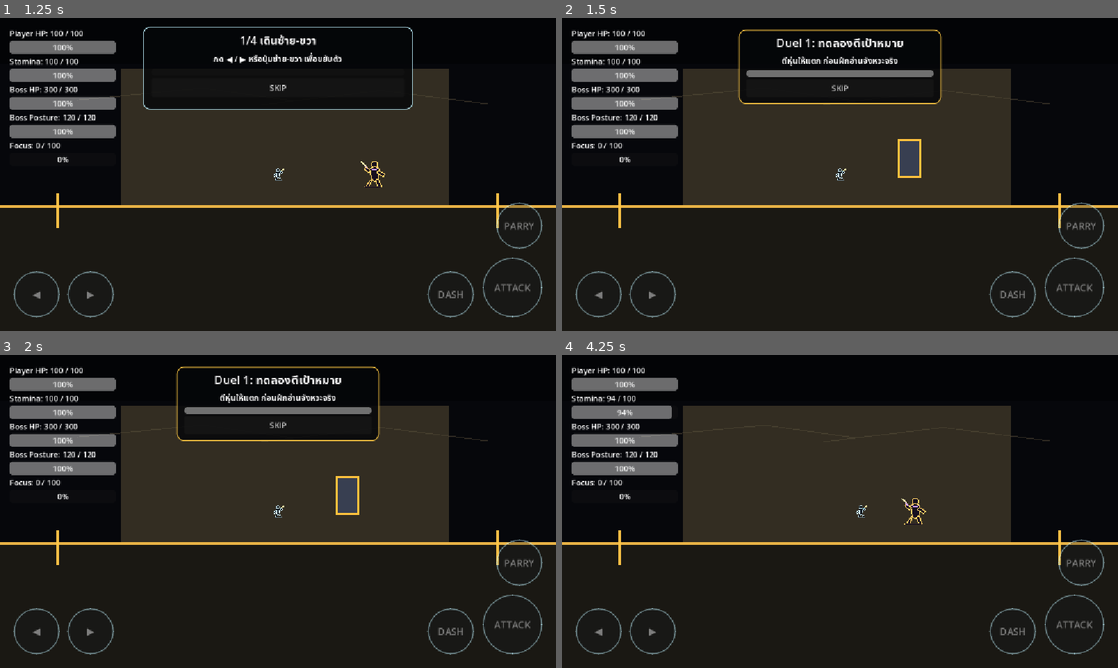
Above: before the commit, frames 1-4 (two rows, left to right).
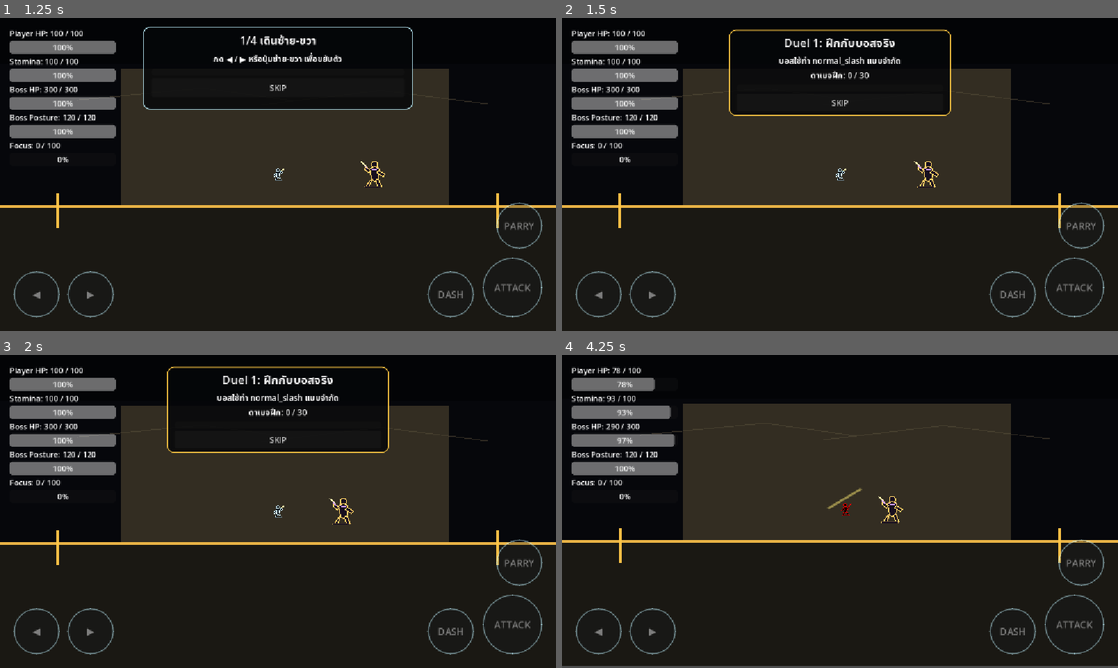
Above: after the commit, the same moments.

Repository: shanwinder/lastblade
Game: Godot game, scene res://scenes/main/BossBrokenMaster.tscn
Same seed, same stepped clock (60 frames per second), same inputs: the game is played once before the commit and once after it.
Inputs:
- Up to frame 1 (1.25 s): click "START" at 0.5 s
- Up to frame 2 (1.5 s): click "SKIP" at 1.25 s
- Up to frame 3 (2 s): no input
- Up to frame 4 (4.25 s): click "SKIP" at 2 s; click "SKIP" at 2.75 s; tap Enter at 3.5 s; hold Right (ui_right) from 3.53 s (still down); tap A (attack) at 3.6 s

Frame 1 is identical in both runs. In frame 2, 4.5% of the frame differs, in the area x 30-70%, y 3-55%; in frame 3, 4.4%; in frame 4, 3.4%.

Commit message:
refactor: use real boss for duel 1 training

Diff:
--- a/last-blade-trial/duel_1_dummy_manager.gd
+++ b/last-blade-trial/duel_1_dummy_manager.gd
@@ -2,12 +2,10 @@
 
 # =========================
 # Duel1DummyManager.gd
-# จัดลำดับ Phase 9 หลัง Training Coach
-# ให้ผู้เล่นตีหุ่น Duel 1 ให้ตายก่อน แล้วค่อยเปิด Duel Practice / Boss ต่อ
-# เวอร์ชันนี้เพิ่มปุ่ม Skip สำหรับผู้เล่นที่อยากไปต่อทันที
+# ชื่อไฟล์เดิมยังคงไว้เพื่อไม่ต้องรื้อ scene หลัก
+# แต่พฤติกรรมใหม่คือใช้ BossBrokenMaster ตัวจริงเป็นหุ่นฝึก
+# ระหว่างฝึกจะจำกัด pattern ของบอสไว้ก่อน แล้วค่อยปล่อยบอสเต็มรูปแบบหลังฝึกเสร็จ
 # =========================
-
-const Duel1DummyTargetScript = preload("res://duel_1_dummy_target.gd")
 
 @export var player_path: NodePath = NodePath("../Player")
 @export var boss_path: NodePath = NodePath("../BossBrokenMaster")
@@ -15,29 +13,29 @@
 @export var training_coach_manager_path: NodePath = NodePath("../TrainingCoachManager")
 @export var duel_intro_manager_path: NodePath = NodePath("../Duel1IntroManager")
 
-# เปิด/ปิดระบบหุ่น Duel 1
-@export var duel_1_dummy_enabled: bool = true
+# เปิด/ปิดระบบฝึกกับบอสจริงก่อนเข้า Duel Practice
+@export var boss_training_enabled: bool = true
 
 # แสดงแค่ครั้งแรกของ session เพื่อไม่รบกวนการเล่นซ้ำ
 @export var show_only_once_per_session: bool = true
 
-# เปิด/ปิดปุ่ม Skip สำหรับข้ามหุ่น Duel 1
+# เปิด/ปิดปุ่ม Skip สำหรับข้ามช่วงฝึกกับบอสจริง
 @export var skip_button_enabled: bool = true
 
 # ข้อความบนปุ่ม Skip
 @export var skip_button_text: String = "SKIP"
 
-# ตำแหน่ง spawn หุ่น Duel 1
-@export var dummy_spawn_position: Vector2 = Vector2(720.0, 324.0)
-
-# HP หุ่น Duel 1 เวอร์ชันแรก ตั้งให้ตีไม่กี่ครั้งตาย
-@export var dummy_max_hp: int = 30
-
-# ถ้า true จะซ่อนบอสระหว่างตีหุ่น เพื่อไม่ให้ผู้เล่นสับสนว่าเป้าหมายคือใคร
-@export var hide_boss_during_dummy: bool = true
-
-# เวลาค้างข้อความหลังตีหุ่นตาย ก่อนเปิด Duel Practice ต่อ
-@export var dummy_clear_message_time: float = 1.20
+# ระหว่างฝึกจะบังคับให้บอสใช้ pattern ง่ายก่อน
+@export_enum("normal_slash", "quick_slash", "delayed_slash", "heavy_slash") var training_forced_boss_pattern: String = "normal_slash"
+
+# ผู้เล่นต้องทำดาเมจใส่บอสจริงเท่านี้ จึงถือว่าผ่านช่วงฝึก
+@export var required_training_damage: int = 30
+
+# ถ้า true หลังฝึกเสร็จจะรีเซ็ต HP/Posture ของบอสก่อนเข้าของจริง
+@export var reset_boss_after_training: bool = true
+
+# เวลาค้างข้อความหลังผ่านหรือ skip ก่อนเปิด Duel Practice ต่อ
+@export var training_clear_message_time: float = 1.20
 
 # ขนาดตัวอักษรหัวข้อ
 @export var title_font_size: int = 24
@@ -55,15 +53,22 @@
 var panel: PanelContainer = null
 var title_label: Label = null
 var body_label: Label = null
-var hp_bar: ProgressBar = null
+var progress_bar: ProgressBar = null
 var skip_button: Button = null
 
-var dummy_target: Node = null
-var has_started_dummy: bool = false
-var is_dummy_active: bool = false
-var is_dummy_completed: bool = false
-
-static var has_completed_dummy_this_session: bool = false
+var has_started_training_boss: bool = false
+var is_training_boss_active: bool = false
+var is_training_boss_completed: bool = false
+
+# HP บอสตอนเริ่มฝึก ใช้คำนวณว่าผู้เล่นทำดาเมจไปเท่าไร
+var training_start_boss_hp: int = 0
+
+# เก็บค่า debug pattern เดิมของบอสไว้ เพื่อคืนค่าหลังฝึกเสร็จ
+var has_saved_original_boss_debug: bool = false
+var original_debug_force_attack_pattern_enabled: bool = false
+var original_debug_forced_attack_pattern: String = "random"
+
+static var has_completed_training_boss_this_session: bool = false
 
 
 func _ready() -> void:
@@ -74,11 +79,11 @@
 
 
 func _physics_process(_delta: float) -> void:
-	if not duel_1_dummy_enabled:
+	if not boss_training_enabled:
 		enable_duel_intro_if_available()
 		return
 
-	if show_only_once_per_session and has_completed_dummy_this_session:
+	if show_only_once_per_session and has_completed_training_boss_this_session:
 		enable_duel_intro_if_available()
 		return
 
@@ -86,11 +91,15 @@
 		setup_references()
 		return
 
-	# ปิด DuelIntro ไว้ก่อนจนกว่าหุ่นจะถูกทำลาย
-	if not is_dummy_completed:
+	# ปิด DuelIntro ไว้ก่อนจนกว่าช่วงฝึกกับบอสจริงจะจบ
+	if not is_training_boss_completed:
 		disable_duel_intro_if_available()
 
-	if has_started_dummy or is_dummy_completed:
+	if is_training_boss_active:
+		update_training_boss_progress()
+		return
+
+	if has_started_training_boss or is_training_boss_completed:
 		return
 
 	if not is_game_playing():
@@ -99,20 +108,20 @@
 	if not is_training_ready():
 		return
 
-	start_dummy_duel()
+	start_training_boss()
 
 
 func create_ui() -> void:
 	# สร้างกล่องสถานะ Duel 1 แบบเล็ก ไม่รบกวนการเล่น
 	root_control = Control.new()
-	root_control.name = "Duel1DummyRoot"
+	root_control.name = "Duel1BossTrainingRoot"
 	root_control.set_anchors_preset(Control.PRESET_FULL_RECT)
 	root_control.mouse_filter = Control.MOUSE_FILTER_IGNORE
 	add_child(root_control)
 
 	panel = PanelContainer.new()
-	panel.custom_minimum_size = Vector2(420.0, 154.0)
-	panel.position = Vector2(366.0, 24.0)
+	panel.custom_minimum_size = Vector2(460.0, 162.0)
+	panel.position = Vector2(346.0, 24.0)
 	panel.mouse_filter = Control.MOUSE_FILTER_STOP
 	root_control.add_child(panel)
 
@@ -138,16 +147,17 @@
 
 	body_label = Label.new()
 	body_label.horizontal_alignment = HORIZONTAL_ALIGNMENT_CENTER
+	body_label.autowrap_mode = TextServer.AUTOWRAP_WORD_SMART
 	body_label.add_theme_font_size_override("font_size", body_font_size)
 	layout.add_child(body_label)
 
-	hp_bar = ProgressBar.new()
-	hp_bar.custom_minimum_size = Vector2(340.0, 14.0)
-	hp_bar.min_value = 0.0
-	hp_bar.max_value = 100.0
-	hp_bar.value = 100.0
-	hp_bar.show_percentage = false
-	layout.add_child(hp_bar)
+	progress_bar = ProgressBar.new()
+	progress_bar.custom_minimum_size = Vector2(360.0, 14.0)
+	progress_bar.min_value = 0.0
+	progress_bar.max_value = 100.0
+	progress_bar.value = 0.0
+	progress_bar.show_percentage = false
+	layout.add_child(progress_bar)
 
 	skip_button = Button.new()
 	skip_button.custom_minimum_size = Vector2(130.0, 36.0)
@@ -210,152 +220,249 @@
 	return completed == true
 
 
-func start_dummy_duel() -> void:
-	# เริ่ม Duel 1 Dummy หลัง Training Coach จบ
-	has_started_dummy = true
-	is_dummy_active = true
-	set_boss_hold(true)
-	disable_duel_intro_if_available()
-	spawn_dummy_target()
+func start_training_boss() -> void:
+	# เริ่มฝึกกับบอสจริงหลัง Training Coach จบ
+	has_started_training_boss = true
+	is_training_boss_active = true
+	is_training_boss_completed = false
 
 	root_control.visible = true
 	set_skip_button_visible(skip_button_enabled)
-	title_label.text = "Duel 1: ทดลองตีเป้าหมาย"
-	body_label.text = "ตีหุ่นให้แตก ก่อนฝึกอ่านจังหวะจริง"
-	update_hp_bar(dummy_max_hp, dummy_max_hp)
-
-	print("Duel 1 Dummy started")
-
-
-func spawn_dummy_target() -> void:
-	# สร้างหุ่นเป้าหมายแบบ dynamic เพื่อลดการแก้ scene หลายไฟล์
-	if dummy_target != null and is_instance_valid(dummy_target):
-		dummy_target.queue_free()
-
-	dummy_target = Duel1DummyTargetScript.new()
-	dummy_target.name = "Duel1DummyTarget"
-	dummy_target.set("max_hp", dummy_max_hp)
-	get_parent().add_child(dummy_target)
-
-	if dummy_target is Node2D:
-		var dummy_node := dummy_target as Node2D
-		dummy_node.global_position = dummy_spawn_position
-
-	if dummy_target.has_signal("hp_changed"):
-		dummy_target.hp_changed.connect(on_dummy_hp_changed)
-
-	if dummy_target.has_signal("dummy_defeated"):
-		dummy_target.dummy_defeated.connect(on_dummy_defeated)
-
-
-func on_dummy_hp_changed(current_hp: int, max_hp: int) -> void:
-	# อัปเดต HP bar ของหุ่น Duel 1
-	update_hp_bar(current_hp, max_hp)
-	body_label.text = "HP หุ่น: %d / %d" % [current_hp, max_hp]
-
-
-func update_hp_bar(current_hp: int, max_hp: int) -> void:
-	if hp_bar == null:
-		return
-
-	var ratio: float = 0.0
-	if max_hp > 0:
-		ratio = clamp(float(current_hp) / float(max_hp), 0.0, 1.0)
-
-	hp_bar.value = ratio * 100.0
-
-
-func on_dummy_defeated() -> void:
-	# หุ่นตายแล้ว เปิดทางไป Duel Practice ต่อ
-	if is_dummy_completed:
-		return
-
-	finish_dummy_duel(false)
-
-
-func finish_dummy_duel(was_skipped: bool) -> void:
-	# จบ Duel 1 Dummy ไม่ว่าจะตีหุ่นตายหรือกด Skip
-	if is_dummy_completed:
-		return
-
-	is_dummy_active = false
-	is_dummy_completed = true
-	has_completed_dummy_this_session = true
-	set_skip_button_visible(false)
-
-	if dummy_target != null and is_instance_valid(dummy_target):
-		dummy_target.queue_free()
-
-	root_control.visible = true
-	if was_skipped:
-		title_label.text = "ข้าม Duel 1"
-		body_label.text = "ไปฝึกอ่านสัญญาณ PARRY! / DASH! ต่อ"
-	else:
-		title_label.text = "ผ่าน Duel 1"
-		body_label.text = "ต่อไปจะฝึกอ่านสัญญาณ PARRY! / DASH!"
-
-	update_hp_bar(0, dummy_max_hp)
-	print("Duel 1 Dummy completed. Skipped =", was_skipped)
-
-	await get_tree().create_timer(dummy_clear_message_time).timeout
-
-	root_control.visible = false
-	set_boss_hold(true)
-	show_boss_if_needed()
-	enable_duel_intro_if_available()
-
-
-func on_skip_button_pressed() -> void:
-	# ข้ามหุ่น Duel 1 เพื่อไปยัง Duel Practice ทันที
-	if is_dummy_completed:
-		return
-
-	finish_dummy_duel(true)
-
-
-func set_boss_hold(should_hold: bool) -> void:
-	# หยุดบอสไว้ระหว่าง Duel 1 Dummy เพื่อไม่ให้บอสจริงเข้ามาตี
+
+	prepare_boss_for_limited_training()
+
+	title_label.text = "Duel 1: ฝึกกับบอสจริง"
+	body_label.text = "บอสจะใช้ท่าง่ายก่อน\nตีบอสให้ครบ %d ดาเมจ แล้วค่อยเข้าจริง" % required_training_damage
+	set_progress_percent(0.0)
+
+	print("Duel 1 Boss Training started")
+
+
+func prepare_boss_for_limited_training() -> void:
+	# ให้เห็นบอสตัวจริง และจำกัด pattern เอาไว้ก่อน
 	if not is_instance_valid(boss):
 		return
 
-	boss.set_physics_process(not should_hold)
+	boss.visible = true
+	save_original_boss_debug_settings()
+	reset_boss_combat_state_for_training()
+
+	training_start_boss_hp = get_int_value(boss, "current_hp", get_int_value(boss, "max_hp", 300))
+
+	# ใช้ debug pattern เดิมของบอสเป็นตัวบังคับท่าแบบปลอดภัย ไม่ต้องแก้ BossBrokenMaster.gd เพิ่ม
+	boss.set("debug_force_attack_pattern_enabled", true)
+	boss.set("debug_forced_attack_pattern", training_forced_boss_pattern)
+
+	# เปิด physics ของบอส เพื่อให้บอสเดิน/โจมตีแบบจำกัดได้จริง
+	boss.set_physics_process(true)
+	boss.set("can_attack", true)
+
+
+func save_original_boss_debug_settings() -> void:
+	# เก็บค่าเดิมครั้งเดียว เพื่อคืนค่าหลังจบการฝึก
+	if has_saved_original_boss_debug:
+		return
+
+	var original_force = boss.get("debug_force_attack_pattern_enabled")
+	if original_force != null:
+		original_debug_force_attack_pattern_enabled = bool(original_force)
+
+	var original_pattern = boss.get("debug_forced_attack_pattern")
+	if original_pattern != null:
+		original_debug_forced_attack_pattern = str(original_pattern)
+
+	has_saved_original_boss_debug = true
+
+
+func reset_boss_combat_state_for_training() -> void:
+	# ล้างสถานะโจมตีค้างก่อนเข้าโหมดฝึก เพื่อไม่ให้ hitbox หรือ coroutine เก่าค้าง
+	boss.set("is_dead", false)
+	boss.set("is_posture_broken", false)
+	boss.set("can_receive_critical", false)
+	boss.set("is_staggered", false)
+	boss.set("is_winding_up", false)
+	boss.set("is_attacking", false)
+	boss.set("is_knocked_back", false)
+	boss.set("knockback_velocity", Vector2.ZERO)
+	boss.set("velocity", Vector2.ZERO)
+	boss.set("has_hit_player", false)
+	boss.set("can_attack", true)
+
+	var attack_id = boss.get("attack_sequence_id")
+	if attack_id != null:
+		boss.set("attack_sequence_id", int(attack_id) + 1)
 
 	var attack_shape = boss.get_node_or_null("AttackHitbox/CollisionShape2D")
 	if attack_shape != null:
 		attack_shape.set_deferred("disabled", true)
 
-	if hide_boss_during_dummy and not is_dummy_completed:
-		boss.visible = false
+	var sprite = boss.get_node_or_null("Sprite2D")
+	if sprite != null:
+		sprite.modulate = Color.WHITE
+
+	if boss.has_method("clear_attack_hint"):
+		boss.clear_attack_hint()
+
+
+func update_training_boss_progress() -> void:
+	# คำนวณว่าผู้เล่นทำดาเมจใส่บอสจริงไปเท่าไรในช่วงฝึก
+	if not is_instance_valid(boss):
+		return
+
+	var current_hp: int = get_int_value(boss, "current_hp", training_start_boss_hp)
+	var damage_dealt: int = max(training_start_boss_hp - current_hp, 0)
+	var required_damage: int = max(required_training_damage, 1)
+	var ratio: float = clamp(float(damage_dealt) / float(required_damage), 0.0, 1.0)
+	set_progress_percent(ratio)
+
+	body_label.text = "บอสใช้ท่า %s แบบจำกัด\nดาเมจฝึก: %d / %d" % [training_forced_boss_pattern, damage_dealt, required_damage]
+
+	if damage_dealt >= required_damage:
+		finish_training_boss(false)
+
+
+func finish_training_boss(was_skipped: bool) -> void:
+	# จบช่วงฝึกกับบอสจริง ไม่ว่าจะตีครบหรือกด Skip
+	if is_training_boss_completed:
+		return
+
+	is_training_boss_active = false
+	is_training_boss_completed = true
+	has_completed_training_boss_this_session = true
+	set_skip_button_visible(false)
+	set_boss_hold(true)
+	restore_boss_full_pattern()
+
+	if reset_boss_after_training:
+		reset_boss_for_real_fight()
+
+	root_control.visible = true
+	if was_skipped:
+		title_label.text = "ข้ามการฝึกบอส"
+		body_label.text = "ต่อไปจะฝึกอ่านสัญญาณ PARRY! / DASH!"
+	else:
+		title_label.text = "ผ่านการฝึกกับบอส"
+		body_label.text = "รีเซ็ตบอสแล้ว ต่อไปจะฝึกอ่านสัญญาณ"
+
+	set_progress_percent(1.0)
+	print("Duel 1 Boss Training completed. Skipped =", was_skipped)
+
+	await get_tree().create_timer(training_clear_message_time).timeout
+
+	root_control.visible = false
+	show_boss_if_needed()
+	enable_duel_intro_if_available()
+
+
+func reset_boss_for_real_fight() -> void:
+	# รีเซ็ต HP/Posture และสถานะบอส เพื่อให้ไฟต์จริงเริ่มแบบยุติธรรม
+	if not is_instance_valid(boss):
+		return
+
+	var boss_max_hp: int = get_int_value(boss, "max_hp", 300)
+	var boss_max_posture: float = get_float_value(boss, "max_posture", 120.0)
+
+	boss.set("current_hp", boss_max_hp)
+	boss.set("current_posture", boss_max_posture)
+	reset_boss_combat_state_for_training()
+	boss.set("can_attack", false)
+
+	if boss.has_method("emit_enemy_stats"):
+		boss.emit_enemy_stats()
+
+
+func restore_boss_full_pattern() -> void:
+	# คืนค่า pattern ของบอสกลับเหมือนก่อนเข้าโหมดฝึก
+	if not is_instance_valid(boss):
+		return
+
+	boss.set("debug_force_attack_pattern_enabled", original_debug_force_attack_pattern_enabled)
+	boss.set("debug_forced_attack_pattern", original_debug_forced_attack_pattern)
+
+
+func on_skip_button_pressed() -> void:
+	# ข้ามช่วงฝึกกับบอสจริง เพื่อไปยัง Duel Practice ทันที
+	if is_training_boss_completed:
+		return
+
+	finish_training_boss(true)
+
+
+func set_boss_hold(should_hold: bool) -> void:
+	# หยุดบอสไว้ระหว่างเปลี่ยนช่วง เพื่อไม่ให้โจมตีค้าง
+	if not is_instance_valid(boss):
+		return
+
+	boss.set_physics_process(not should_hold)
+
+	var attack_id = boss.get("attack_sequence_id")
+	if attack_id != null:
+		boss.set("attack_sequence_id", int(attack_id) + 1)
+
+	boss.set("is_winding_up", false)
+	boss.set("is_attacking", false)
+	boss.set("is_staggered", false)
+	boss.set("is_knocked_back", false)
+	boss.set("knockback_velocity", Vector2.ZERO)
+	boss.set("velocity", Vector2.ZERO)
+
+	var attack_shape = boss.get_node_or_null("AttackHitbox/CollisionShape2D")
+	if attack_shape != null:
+		attack_shape.set_deferred("disabled", true)
 
 	if not should_hold:
 		boss.visible = true
 		boss.set("can_attack", true)
-		boss.set("is_winding_up", false)
-		boss.set("is_attacking", false)
 
 
 func show_boss_if_needed() -> void:
-	# แสดงบอสกลับมาก่อนเข้า Duel Practice
+	# ใช้บอสจริงตลอดช่วงฝึก จึงต้องแน่ใจว่าบอสยัง visible ก่อนเข้าช่วงต่อไป
 	if is_instance_valid(boss):
 		boss.visible = true
 
 
 func disable_duel_intro_if_available() -> void:
-	# ปิด DuelIntro ไว้ก่อนจนกว่าหุ่น Duel 1 จะถูกทำลาย
+	# ปิด DuelIntro ไว้ก่อนจนกว่าช่วงฝึกกับบอสจริงจะจบ
 	if is_instance_valid(duel_intro_manager):
 		duel_intro_manager.set("duel_intro_enabled", false)
 
 
 func enable_duel_intro_if_available() -> void:
-	# เปิด DuelIntro หลังผ่านหุ่น Duel 1 แล้ว
+	# เปิด DuelIntro หลังผ่านการฝึกกับบอสจริงแล้ว
 	if is_instance_valid(duel_intro_manager):
 		duel_intro_manager.set("duel_intro_enabled", true)
 
 
 func set_skip_button_visible(is_visible: bool) -> void:
-	# ซ่อน/แสดงปุ่ม Skip ของกล่อง Duel 1 Dummy
+	# ซ่อน/แสดงปุ่ม Skip ของกล่องฝึกกับบอสจริง
 	if skip_button == null:
 		return
 
 	skip_button.visible = is_visible
 	skip_button.disabled = not is_visible
+
+
+func set_progress_percent(percent: float) -> void:
+	# Progress bar แสดงดาเมจที่ทำได้ในช่วงฝึกกับบอสจริง
+	if progress_bar == null:
+		return
+
+	progress_bar.value = clamp(percent, 0.0, 1.0) * 100.0
+
+
+func get_int_value(target: Node, property_name: String, fallback: int) -> int:
+	# อ่านค่า int จาก node แบบปลอดภัย
+	var value = target.get(property_name)
+	if value == null:
+		return fallback
+
+	return int(value)
+
+
+func get_float_value(target: Node, property_name: String, fallback: float) -> float:
+	# อ่านค่า float จาก node แบบปลอดภัย
+	var value = target.get(property_name)
+	if value == null:
+		return fallback
+
+	return float(value)
